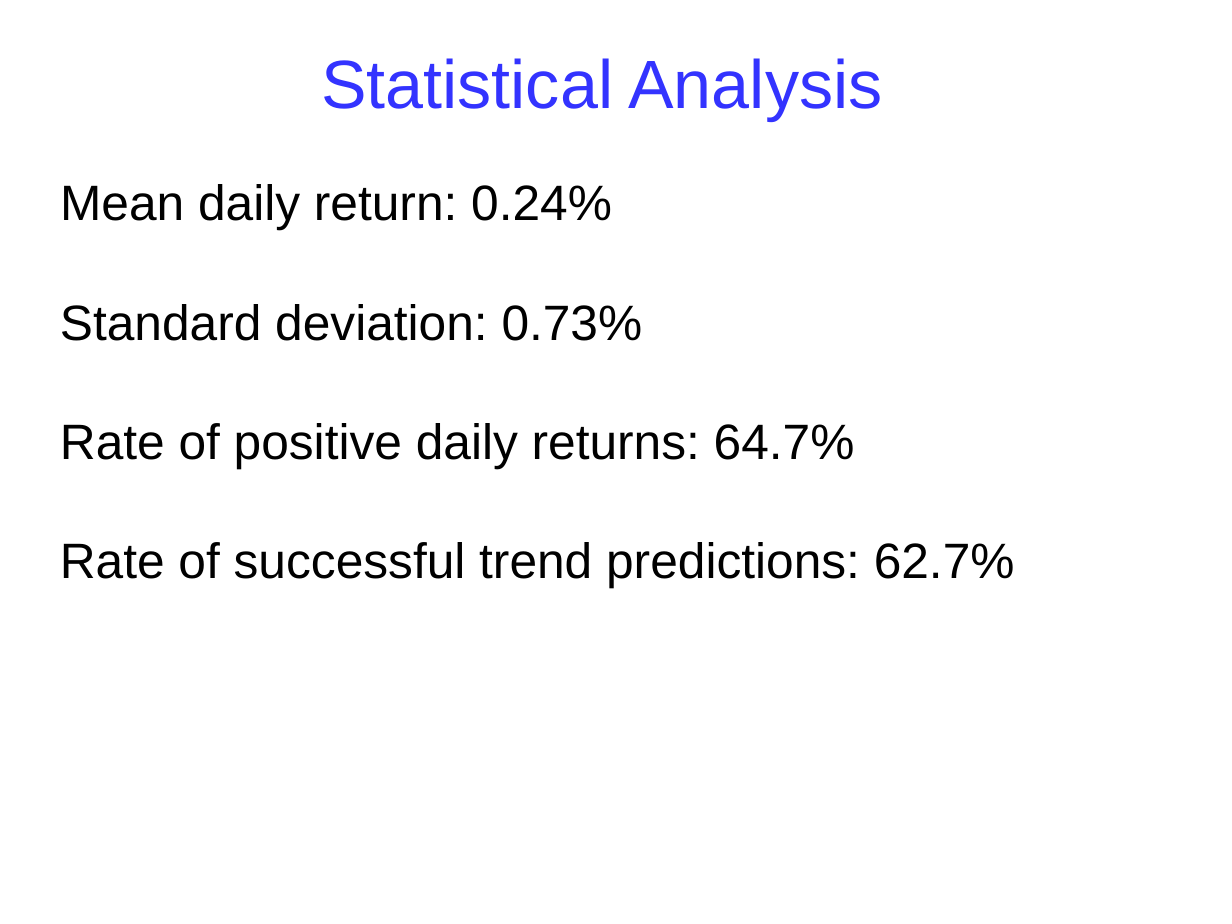
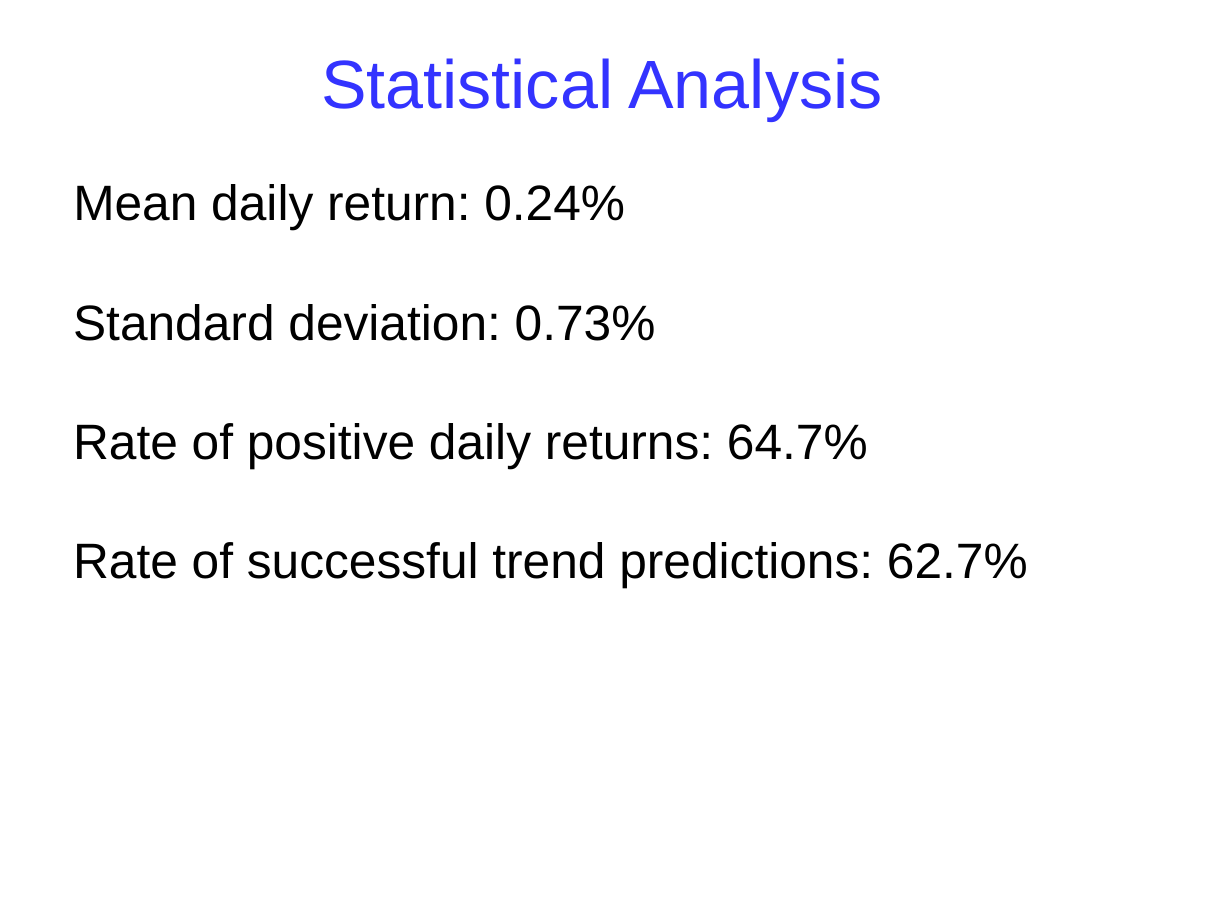
Before and after one commit to babakopti/opti-trade, a slide deck: slide 30 of presentations/presentation-Jan-2020.odp (slide 27 before the commit). Drawn at 1232x924 pixels with LibreOffice and Linux fonts; fonts in the diff are those of the drawing. Boxes give left, top, right and bottom in pixels: in the first picture for what was removed or moved away, otherwise in the second. Text is boxed around its words. In the diff, an @@ line names an element or a change of style, - is before the commit and + after.

```diff
--- a/presentations/presentation-Jan-2020.odp
+++ b/presentations/presentation-Jan-2020.odp
@@ text "Mean daily return: 0.24%": place and size @@
-text "Mean daily return: 0.24%" at (60,184,1015,588)
+text "Mean daily return: 0.24%" at (73,184,1028,588)
```
Also in this commit, not shown: 4 other slides changed, 4 slides added.
